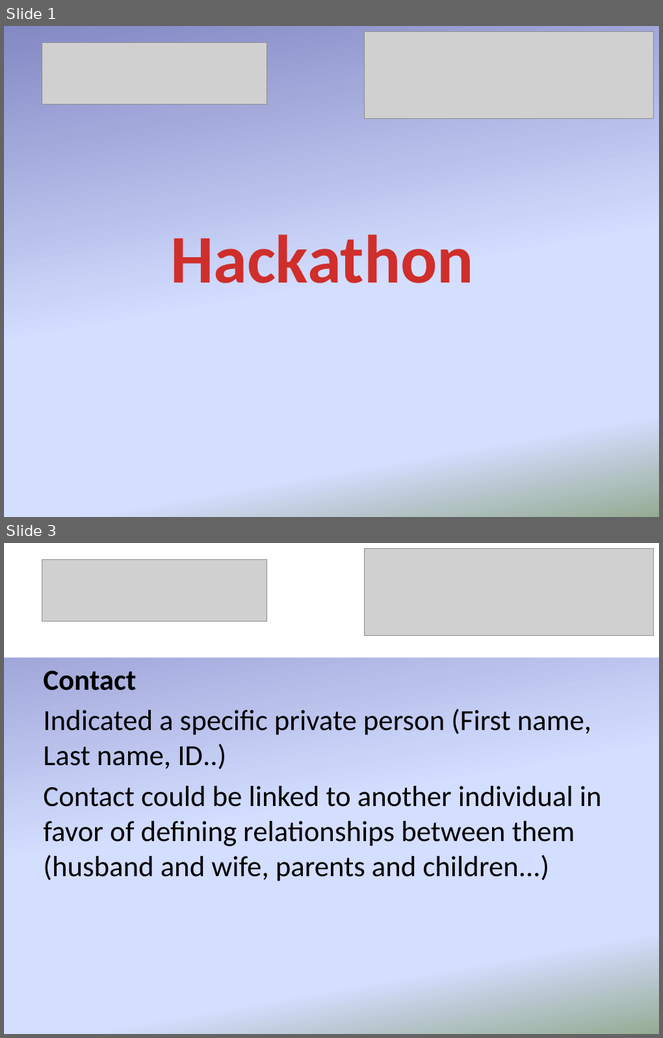
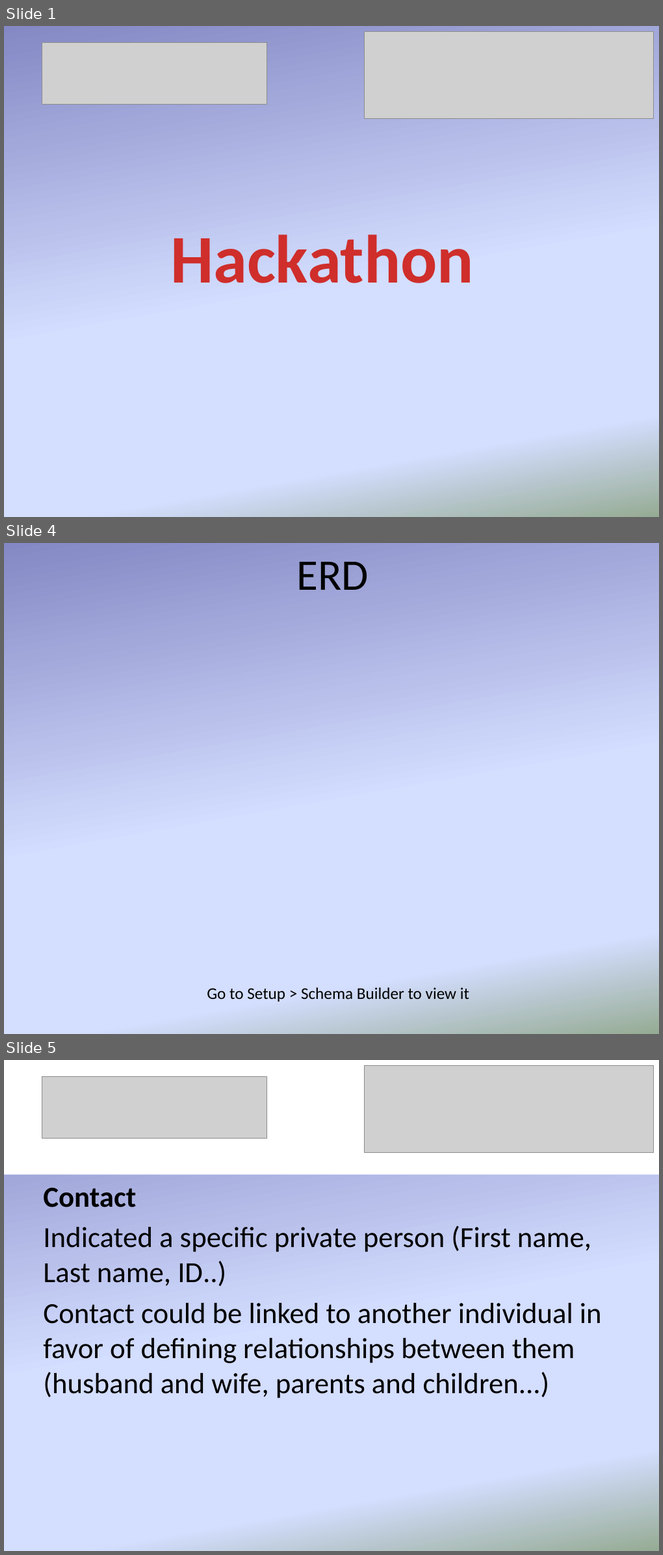
Before and after one commit to umabot/bkleumi-hack, a slide deck: docs/Leumi Hackathon Data Dictionary English.pptx. Shown one above the other, each under a label of ours: slides 1 and 3 before the commit, slides 1, 4 and 5 after it; the slides between them are not shown. The pictures are 663x1038 and 663x1555 pixels, drawn with LibreOffice and Linux fonts; fonts in the diff are those of the drawing; grey boxes stand for pictures; background and template pictures are left out. Boxes give left, top, right and bottom in pixels: in the first picture for what was removed or moved away, otherwise in the second. Text is boxed around its words. In the diff, an @@ line names an element or a change of style, - is before the commit and + after.

```diff
--- a/docs/Leumi Hackathon Data Dictionary English.pptx
+++ b/docs/Leumi Hackathon Data Dictionary English.pptx
@@ slide 4 added at bbox=[4, 543, 659, 1034], background picture (left out) @@
@@ text added at bbox=[297, 562, 369, 590], 48 pt, text #000000 @@
+ERD
@@ text added at bbox=[207, 988, 469, 1002], 18 pt, text #000000 @@
+Go to Setup > Schema Builder to view it
@@ what was slide 3 is now slide 5 @@
```
Also in this commit, not shown: 2 other slides added, 1 slide removed, 1 other file.
